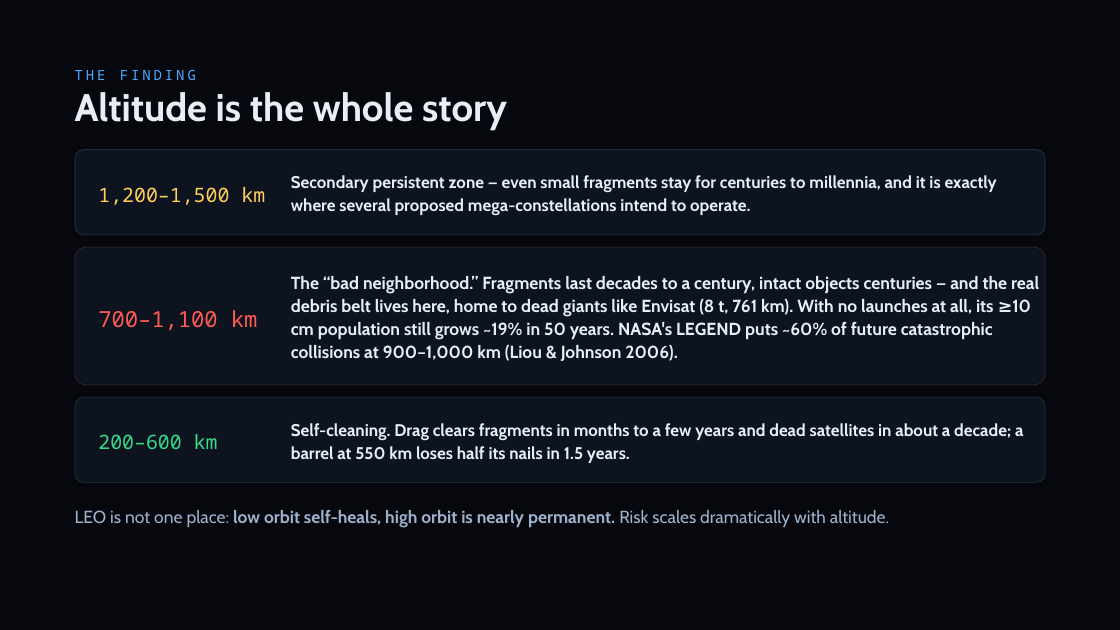
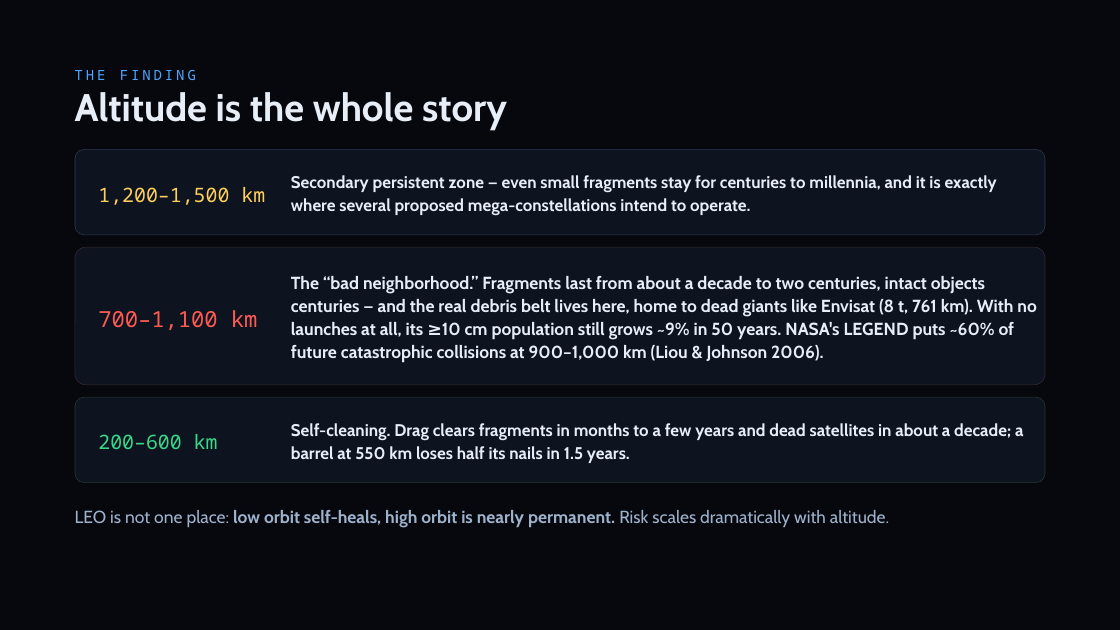
Before and after one commit to TimKadyrov/DebrisCascade, a slide deck: slide 12 of Barrel of Nails — Kessler Study.pptx. Drawn at 1120x630 pixels with LibreOffice and Linux fonts; fonts in the diff are those of the drawing. Boxes give left, top, right and bottom in pixels: in the first picture for what was removed or moved away, otherwise in the second. Text is boxed around its words. In the diff, an @@ line names an element or a change of style, - is before the commit and + after.

Commit message:
Final audit: engine fixes, re-export, deck and docs refreshed
Engines
- Catastrophic collisions per year are divided by the stretch each yearly
  record covers (cube 60-day steps made year 50 read ~12% low).
- Box model: launched satellites and rocket bodies keep fixed 180 kg /
  2,410 kg classes; catalog seeding no longer rewrites their masses.
- Cube: formation exclusion also covers dead catalogued payloads; objects
  started at e = 0.001 decay as circular from the first step; the globe
  classifies all intact objects as intact.
- Median quit year counts runs that never quit; never-quit seeds no longer
  break the JSON export. Duplicate 16-seed ensembles hit the cache.
- Drag lifetimes integrate to 10,000 years (the 1,000-year cap drew a false
  step near 1,400 km). Dead code removed.

Numbers (new export, 16 seeds; 2006 benchmark rerun)
- Nothing added x1.09, 50/yr x2.8, 500/yr x60, working x4.8, ~9 removals/yr;
  benchmark cube 12.8 (7-18) vs LEGEND 10.8, box 9.9.
- Comparison traffic rows from the cube engine; "1,000 barrels" instead of
  an unproven ceiling; operators wording (median run, launches taper).

Deck, charts, SUMMARY: every model number from the new export; wording
fixes from the audit; WPF label overlaps fixed.

```diff
--- a/Barrel of Nails — Kessler Study.pptx
+++ b/Barrel of Nails — Kessler Study.pptx
@@ text at (x1=291, y1=276, x2=1036, y2=362): text changed @@
-The “bad neighborhood.” Fragments last decades to a century, intact objects centuries — and the real debris belt lives here, home to dead giants like Envisat (8 t, 761 km). With no launches at all, its ≥10 cm population still grows ~19% in 50 years. NASA's LEGEND puts ~60% of future catastrophic collisions at 900–1,000 km (Liou & Johnson 2006).
+The “bad neighborhood.” Fragments last from about a decade to two centuries, intact objects centuries — and the real debris belt lives here, home to dead giants like Envisat (8 t, 761 km). With no launches at all, its ≥10 cm population still grows ~9% in 50 years. NASA's LEGEND puts ~60% of future catastrophic collisions at 900–1,000 km (Liou & Johnson 2006).
```
Also in this commit, not shown: 12 other slides changed, 23 other files.
